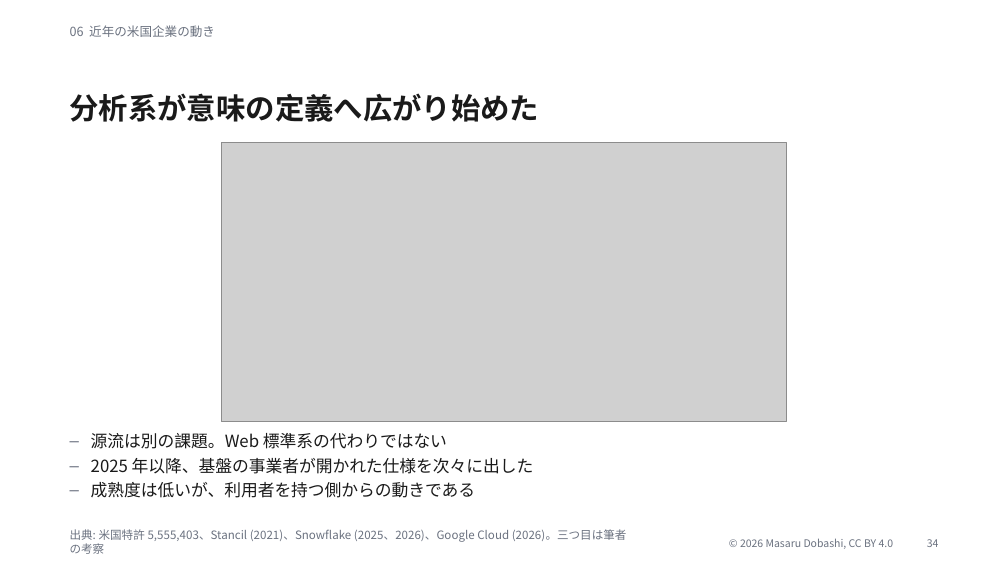
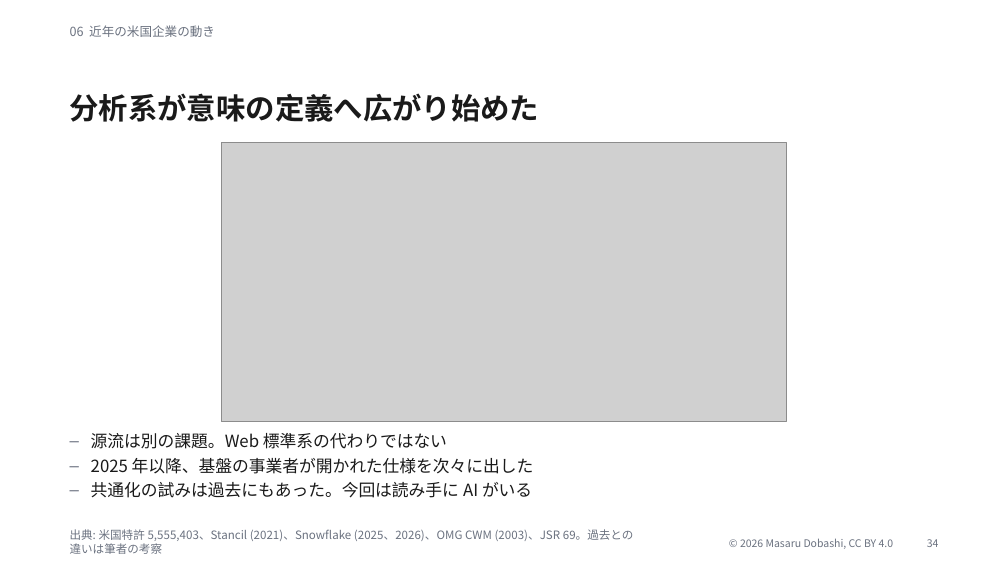
Before and after one commit to dobachi/ontology-semantics-basics, a slide deck: slide 34 of deck/ontology-semantics-intro.pptx. Drawn at 1008x567 pixels with LibreOffice and Linux fonts; fonts in the diff are those of the drawing; grey boxes stand for pictures. Boxes give left, top, right and bottom in pixels: in the first picture for what was removed or moved away, otherwise in the second. Text is boxed around its words. In the diff, an @@ line names an element or a change of style, - is before the commit and + after.

Commit message:
docs: 分析系の過去の共通化の試みを調べ、本文とスライドに反映する。版を 2026-10-04.3 にする

```diff
--- a/deck/ontology-semantics-intro.pptx
+++ b/deck/ontology-semantics-intro.pptx
@@ text at [91, 482, 532, 498]: text changed @@
-  – 成熟度は低いが、利用者を持つ側からの動きである
+  – 共通化の試みは過去にもあった。今回は読み手に AI がいる
@@ text at [70, 529, 634, 554]: text changed @@
-出典: 米国特許 5,555,403、Stancil (2021)、Snowflake (2025、2026)、Google Cloud (2026)。三つ目は筆者の考察
+出典: 米国特許 5,555,403、Stancil (2021)、Snowflake (2025、2026)、OMG CWM (2003)、JSR 69。過去との違いは筆者の考察
```
Also in this commit, not shown: 1 other slide changed, 12 other files.
